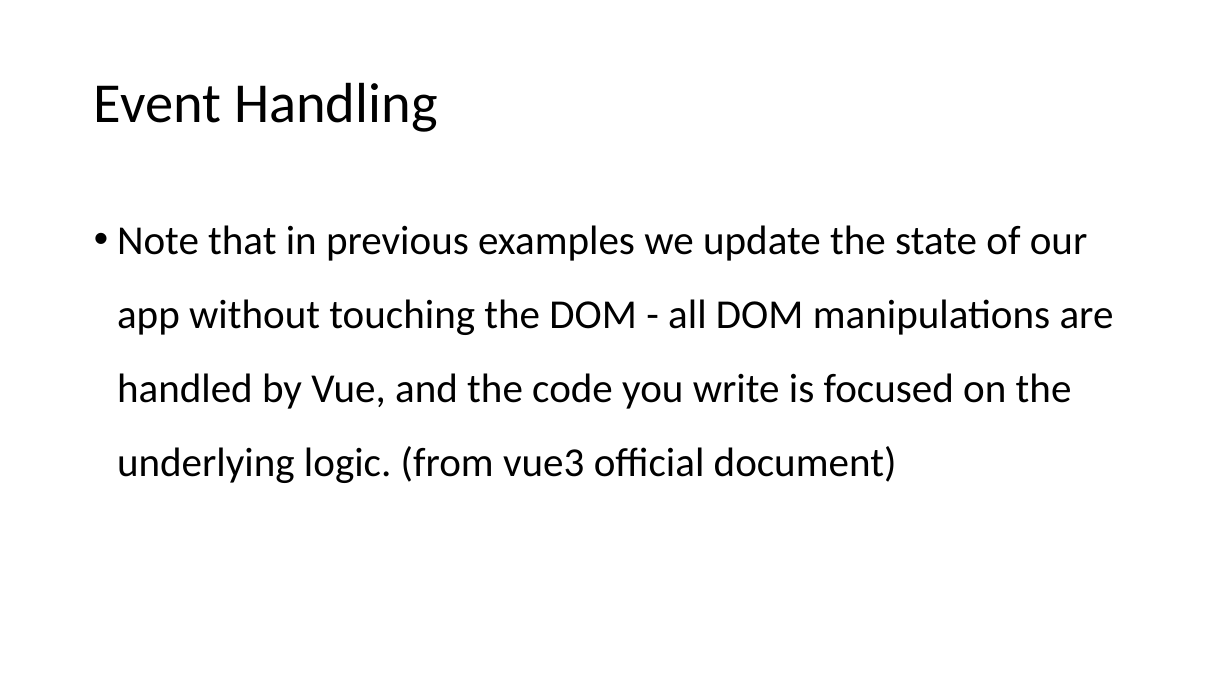
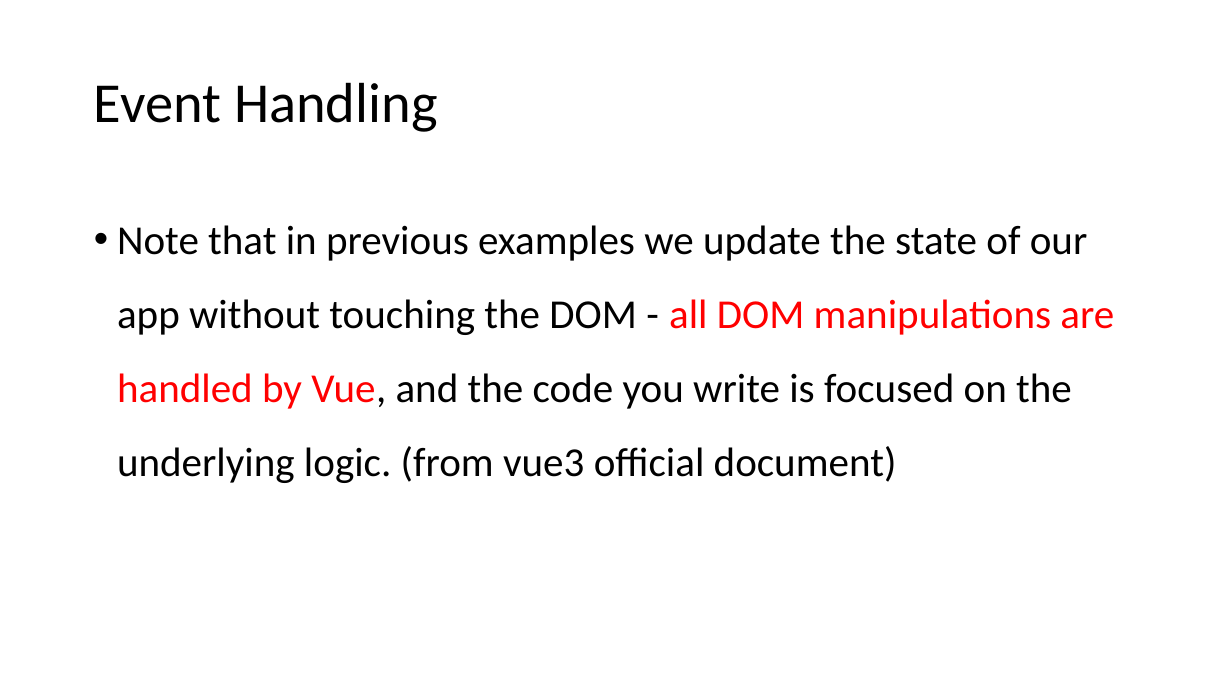
Before and after one commit to michael-ouyang-projects/vue3-practice, a slide deck: slide 24 of VUE3.pptx. Drawn at 1232x693 pixels with LibreOffice and Linux fonts; fonts in the diff are those of the drawing. Boxes give left, top, right and bottom in pixels: in the first picture for what was removed or moved away, otherwise in the second. Text is boxed around its words. In the diff, an @@ line names an element or a change of style, - is before the commit and + after.

```diff
--- a/VUE3.pptx
+++ b/VUE3.pptx
@@ text "Note that in previous examples ..." at [117,225,1114,483]: text colour #000000 to #FF0000 in "all DOM manipulations are handled by Vue," @@
```
Also in this commit, not shown: 3 other slides changed, 5 slides added, 1 slide removed.
